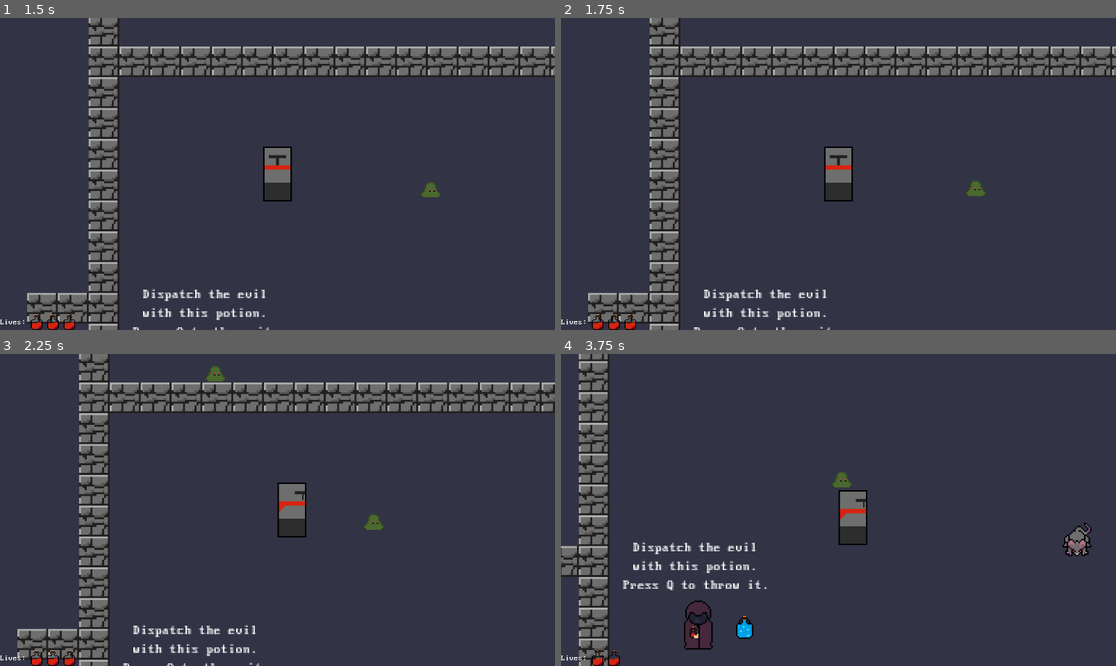
Above: before the commit, frames 1-4 (two rows, left to right).
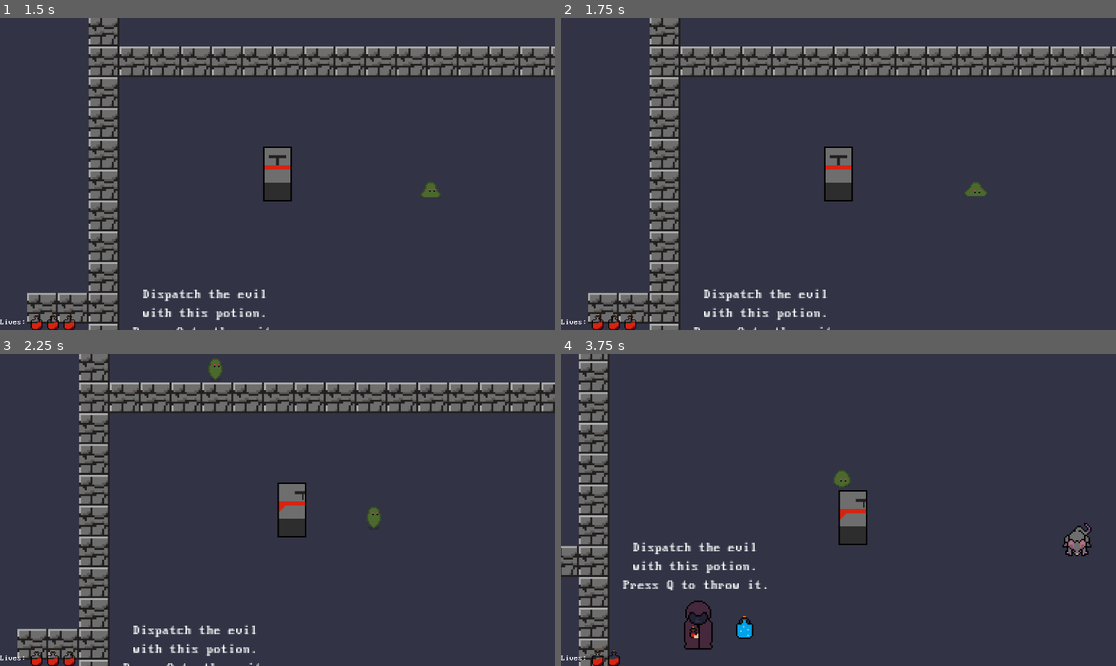
Above: after the commit, the same moments.

Repository: AStellarScene/Liberandum-Game-Refresh
Game: Godot game, scene res://scenes/start.tscn
Two runs of this game, one before a commit and one after it. Both use one fixed random seed, a clock stepped at 60 frames per second and the inputs below.
Inputs:
- Up to frame 1 (1.5 s): click "Start" at 0.5 s; click "Play" at 1.25 s
- Up to frame 2 (1.75 s): no input
- Up to frame 3 (2.25 s): tap Q (throw) at 2 s; hold Right (ui_right) from 2.03 s (still down); hold Q (throw) from 2.03 s (still down)
- Up to frame 4 (3.75 s): release Right (ui_right) at 2.78 s; release Q (throw) at 2.78 s; hold Down (ui_down) 2.78-3.53 s; tap Q (throw) at 2.85, 3.5 s; hold Right (ui_right) from 3.53 s (still down); hold Q (throw) from 3.53 s (still down)

Frame 1 is identical in both runs. In frame 2, less than 0.1% of the frame differs, in the area x 72-77%, y 52-58%; in frame 3, 0.3%, in the area x 37-70%, y 1-57%; in frame 4, less than 0.1%.

Commit message:
added sfx to enemies

Diff:
--- a/scenes/Enemy.tscn
+++ b/scenes/Enemy.tscn
@@ -1,9 +1,10 @@
-[gd_scene load_steps=9 format=3 uid="uid://buraga7xut0me"]
+[gd_scene load_steps=10 format=3 uid="uid://buraga7xut0me"]
 
 [ext_resource type="Texture2D" uid="uid://cya1x4rx56rme" path="res://sprites/enemy.png" id="1_qfgx0"]
 [ext_resource type="Script" path="res://scripts/Enemy.gd" id="1_u0mae"]
 [ext_resource type="Texture2D" uid="uid://c1ex208qu1nj4" path="res://sprites/enemy_1.png" id="2_7vq52"]
 [ext_resource type="Texture2D" uid="uid://c7ocgu6h3ts74" path="res://sprites/enemy_2.png" id="3_kcubh"]
+[ext_resource type="AudioStream" uid="uid://bfamv4gk465jp" path="res://sfx/random (3).wav" id="5_3bnr3"]
 
 [sub_resource type="AtlasTexture" id="AtlasTexture_0hiw1"]
 atlas = ExtResource("1_qfgx0")
@@ -106,3 +107,6 @@
 
 [node name="CollisionShape2D" type="CollisionShape2D" parent="Hurt Box"]
 shape = SubResource("CapsuleShape2D_4f0s2")
+
+[node name="AudioStreamPlayer2D" type="AudioStreamPlayer2D" parent="."]
+stream = ExtResource("5_3bnr3")
--- a/scenes/Player.tscn
+++ b/scenes/Player.tscn
@@ -6,6 +6,7 @@
 [ext_resource type="Texture2D" uid="uid://dff72w7c0uhlo" path="res://sprites/player_lookright.png" id="4_l7pma"]
 [ext_resource type="Texture2D" uid="uid://d0rg5g2182ohs" path="res://sprites/player_front.png" id="5_b1otw"]
 [ext_resource type="Texture2D" uid="uid://cu3p1tnmpf5vc" path="res://sprites/potion_throw.png" id="6_aev4t"]
+[ext_resource type="AudioStream" uid="uid://qe77h7wokhds" path="res://sfx/random.wav" id="7_540dk"]
 
 [sub_resource type="AtlasTexture" id="AtlasTexture_u84qg"]
 atlas = ExtResource("2_5xt3g")
@@ -97,4 +98,7 @@
 position = Vector2(13.3333, -1)
 texture = ExtResource("6_aev4t")
 
+[node name="AudioStreamPlayer2D" type="AudioStreamPlayer2D" parent="."]
+stream = ExtResource("7_540dk")
+
 [connection signal="area_entered" from="HitBox" to="." method="_on_hit_box_area_entered"]
--- a/scenes/enemy_slime.tscn
+++ b/scenes/enemy_slime.tscn
@@ -17,6 +17,7 @@
 [ext_resource type="Texture2D" uid="uid://c7litp3eshm1a" path="res://sprites/enemy_slime5_flip.png" id="15_6tkjs"]
 [ext_resource type="Texture2D" uid="uid://dbvoxujxqomx1" path="res://sprites/enemy_slime6_flip.png" id="16_cuh8v"]
 [ext_resource type="Texture2D" uid="uid://k5fj82su4n0n" path="res://sprites/enemy_slime7_flip.png" id="17_yoj8k"]
+[ext_resource type="AudioStream" uid="uid://vccw42hwf2h" path="res://sfx/random (4).wav" id="18_yctt3"]
 
 [sub_resource type="SpriteFrames" id="SpriteFrames_frqvp"]
 animations = [{
@@ -158,7 +159,7 @@
 height = 16.0
 
 [sub_resource type="CircleShape2D" id="CircleShape2D_6ml8p"]
-radius = 78.0064
+radius = 56.358
 
 [node name="EnemySlime" type="CharacterBody2D"]
 scale = Vector2(3, 3)
@@ -183,5 +184,8 @@
 [node name="CollisionShape2D" type="CollisionShape2D" parent="Detect Box"]
 shape = SubResource("CircleShape2D_6ml8p")
 
+[node name="AudioStreamPlayer2D" type="AudioStreamPlayer2D" parent="."]
+stream = ExtResource("18_yctt3")
+
 [connection signal="area_entered" from="Detect Box" to="." method="_on_detect_box_area_entered"]
 [connection signal="area_exited" from="Detect Box" to="." method="_on_detect_box_area_exited"]
--- a/scenes/potion_projectile.tscn
+++ b/scenes/potion_projectile.tscn
@@ -1,7 +1,8 @@
-[gd_scene load_steps=4 format=3 uid="uid://drw31830lf64d"]
+[gd_scene load_steps=5 format=3 uid="uid://drw31830lf64d"]
 
 [ext_resource type="Script" path="res://scripts/potion_projectile.gd" id="1_4su5l"]
 [ext_resource type="Texture2D" uid="uid://cu3p1tnmpf5vc" path="res://sprites/potion_throw.png" id="2_8py07"]
+[ext_resource type="AudioStream" uid="uid://dov3fj6kx33tt" path="res://sfx/random (6).wav" id="3_oe4d7"]
 
 [sub_resource type="CircleShape2D" id="CircleShape2D_7pr2t"]
 radius = 6.66667
@@ -16,4 +17,7 @@
 [node name="CollisionShape2D" type="CollisionShape2D" parent="."]
 shape = SubResource("CircleShape2D_7pr2t")
 
+[node name="AudioStreamPlayer2D" type="AudioStreamPlayer2D" parent="."]
+stream = ExtResource("3_oe4d7")
+
 [connection signal="body_entered" from="." to="." method="_on_body_entered"]
--- a/scripts/Enemy.gd
+++ b/scripts/Enemy.gd
@@ -22,6 +22,7 @@
 	var moveDirection = (endPosition - position)
 	if moveDirection.length() < limit:
 		changeDirection()
+		$AudioStreamPlayer2D.play()
 
 	velocity = moveDirection.normalized() * speed
 
--- a/scripts/EnemySlime.gd
+++ b/scripts/EnemySlime.gd
@@ -1,6 +1,7 @@
 extends CharacterBody2D
 
 @onready var player = $"../Player"
+@onready var animated_sprite_2d = $AnimatedSprite2D
 
 var track = false
 
@@ -11,17 +12,15 @@
 		move_and_slide()
 
 
-func _on_hit_box_area_entered(area):
-	if track == true:
-		queue_free()
-
-
 func _on_detect_box_area_entered(area):
+	animated_sprite_2d.play()
 	track = true
+	$AudioStreamPlayer2D.play()
 
 
 func _on_detect_box_area_exited(area):
 	track = false
+	animated_sprite_2d.stop()
 
 func take_damage():
 	print("Damage")
--- a/scripts/Player.gd
+++ b/scripts/Player.gd
@@ -56,6 +56,7 @@
 		if currentHealth > 1:
 			currentHealth -= 1
 		else:
+			$AudioStreamPlayer2D.play()
 			get_tree().change_scene_to_file("res://scenes/start.tscn")
 		changedHealth.emit()
 		print(currentHealth)
--- a/scripts/potion_projectile.gd
+++ b/scripts/potion_projectile.gd
@@ -16,5 +16,6 @@
 
 func _on_body_entered(body):
 	if body.has_method("take_damage"):
+		$AudioStreamPlayer2D.play()
 		queue_free()
 		body.take_damage()
Not shown: 1 places in scenes/Player.tscn that only renumber resources
Not shown: 1 places in scenes/enemy_slime.tscn that only renumber resources
Not shown, added: sfx/random (1).wav.import
Not shown, added: sfx/random (2).wav.import
Not shown, added: sfx/random (3).wav.import
Not shown, added: sfx/random (4).wav.import
Not shown, added: sfx/random (5).wav.import
Not shown, added: sfx/random (6).wav.import
Not shown, added: sfx/random.wav.import
Not shown, added: sfx/random (1).wav
Not shown, added: sfx/random (2).wav
Not shown, added: sfx/random (3).wav
(and 4 more such lines)
